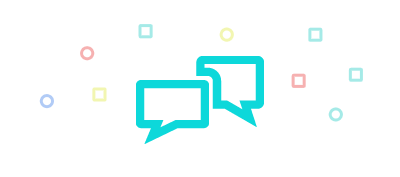
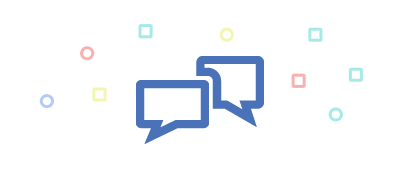
Two versions of the same layered image (w=400, h=177). Layer-by-layer changes:
pixels changed over <box>136,56,264,144</box> (layer not identified)
